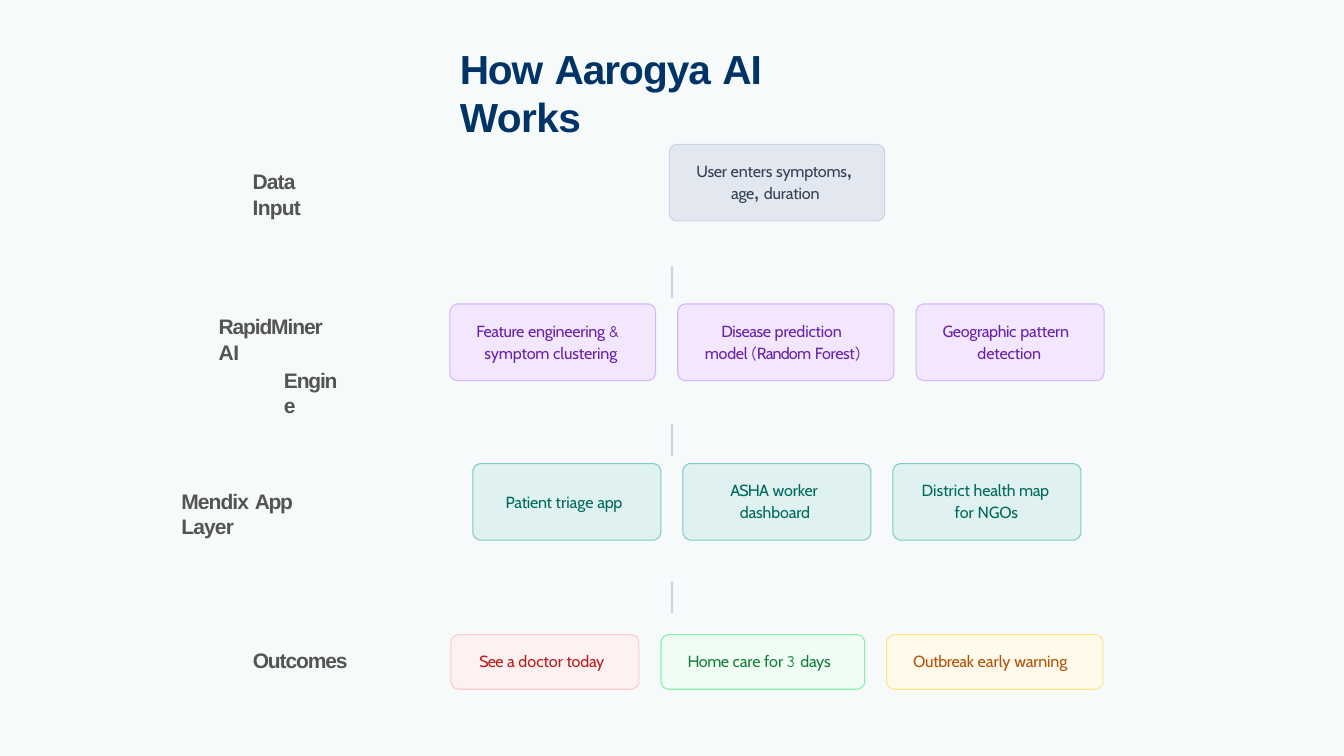
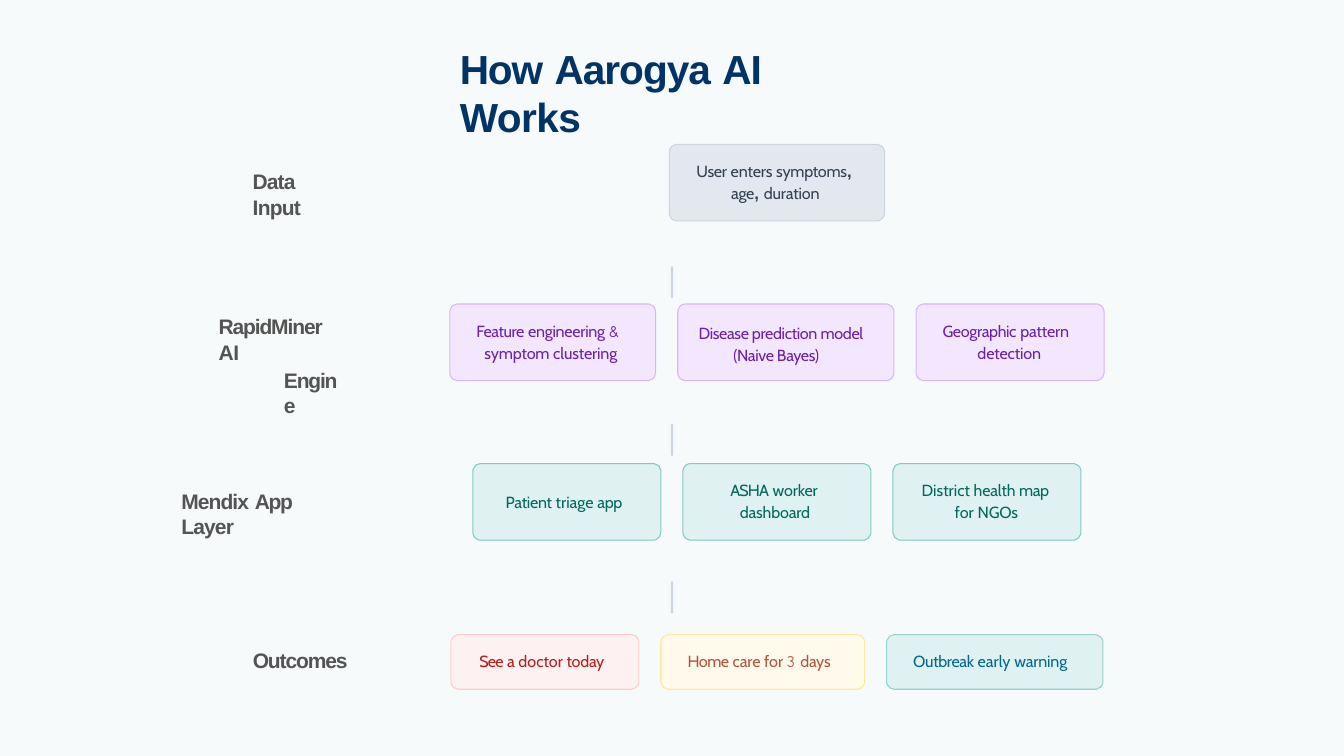
Before and after one commit to rishitgautam2025-sketch/aarogya-ai, a slide deck: slide 4 of Aarogya_AI_Final.pptx. Drawn at 1344x756 pixels with LibreOffice and Linux fonts; fonts in the diff are those of the drawing. Boxes give left, top, right and bottom in pixels: in the first picture for what was removed or moved away, otherwise in the second. Text is boxed around its words. In the diff, an @@ line names an element or a change of style, - is before the commit and + after.

```diff
--- a/Aarogya_AI_Final.pptx
+++ b/Aarogya_AI_Final.pptx
@@ text at (699, 327, 864, 365): text changed @@
-Disease prediction model (Random Forest)
+Disease prediction model (Naive Bayes)
@@ freeform shape at (661, 635, 865, 690): fill #F0FDF4 to #FFFAEB; outline none to #FCE99A 0.75 pt @@
@@ freeform shape at (661, 635, 865, 690): fill none to #FFFAEB; outline #86EFAB 0.75 pt to #FCE99A 0.75 pt @@
@@ text "Home care for 3 days" at (688, 655, 830, 671): text colour #15803C to #B4533C @@
@@ freeform shape at (887, 635, 1104, 690): fill #FFFAEB to #DFF1F1; outline none to #98D4CE 0.75 pt @@
@@ freeform shape at (887, 635, 1104, 690): fill none to #DFF1F1; outline #FDE68A 0.75 pt to #98D4CE 0.75 pt @@
@@ text "Outbreak early warning" at (913, 655, 1067, 671): text colour #B45309 to #00698E @@
```
